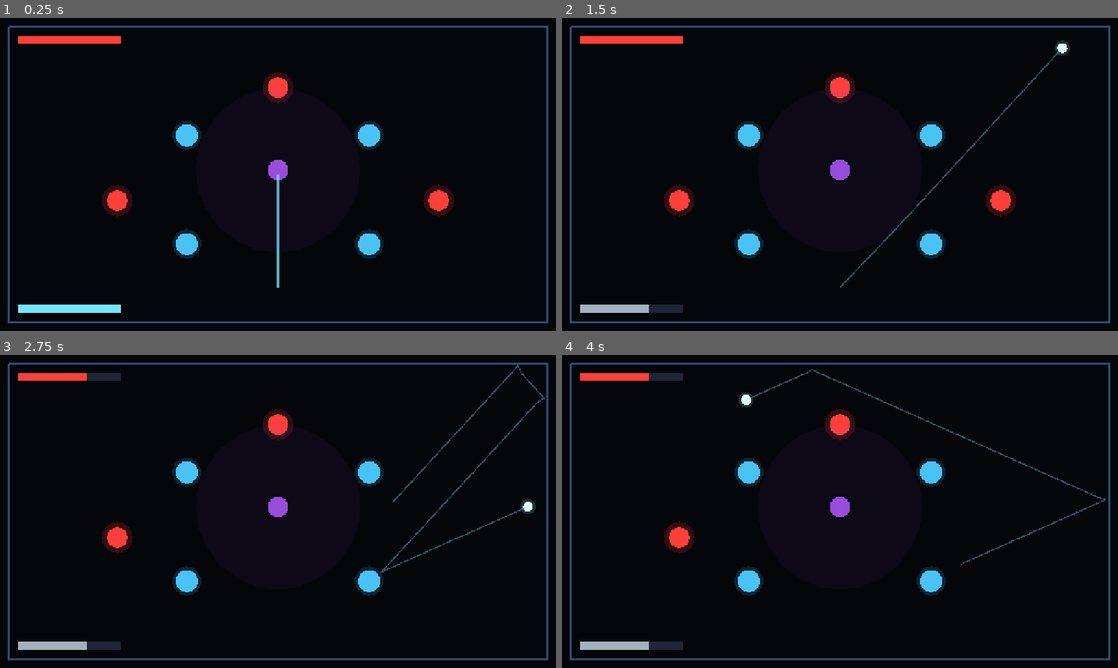
Above: before the commit, frames 1-4 (two rows, left to right).
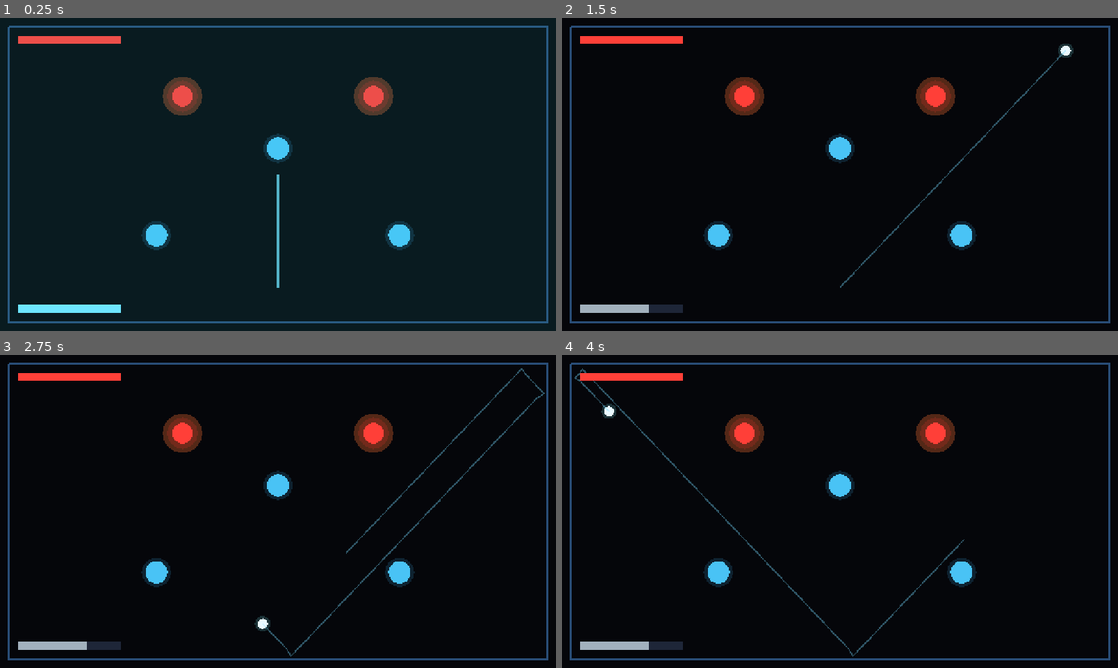
Above: after the commit, the same moments.

Repository: TTing-123/mini-games
Game: Godot game, scene res://scenes/main.tscn
Two runs of this game, one before a commit and one after it. Both use one fixed random seed, a clock stepped at 60 frames per second and the inputs below.
Inputs (mouse positions are in pixels of both pictures, inside the frame that each line leads up to):
- Up to frame 1 (0.25 s): no input
- Up to frame 2 (1.5 s): tap Enter at 0.5 s; move the mouse to (962, 158) at 0.52 s; tap R at 0.6, 1.35 s; click (962, 158) at 0.67 s; move the mouse to (728, 190) at 1.27 s; click (728, 190) at 1.42 s
- Up to frame 3 (2.75 s): move the mouse to (333, 442) at 2.02 s; tap R at 2.1 s; click (333, 442) at 2.17 s
- Up to frame 4 (4 s): move the mouse to (812, 574) at 2.77 s; tap R at 2.85, 3.6 s; click (812, 574) at 2.92 s; move the mouse to (1006, 558) at 3.52 s; click (1006, 558) at 3.67 s

The runs differ from the first frame. In frame 1, 4.9% of the frame differs, in the area x 18-82%, y 17-76%; in frame 2, 5.9%; in frame 3, 6.4%, in the area x 15-98%, y 3-97%; in frame 4, 6.2%.

Commit message:
feat(gameplay): 增加三关教学与连锁反馈

Diff:
--- a/scenes/bumper.tscn
+++ b/scenes/bumper.tscn
@@ -1,4 +1,6 @@
-[gd_scene load_steps=4 format=3]
+[gd_scene load_steps=5 format=3]
+
+[ext_resource type="Script" path="res://scripts/bumper.gd" id="1_bumper"]
 
 [sub_resource type="PhysicsMaterial" id="PhysicsMaterial_bumper"]
 friction = 0.0
@@ -7,13 +9,24 @@
 [sub_resource type="CircleShape2D" id="CircleShape2D_bumper"]
 radius = 26.0
 
+[sub_resource type="CircleShape2D" id="CircleShape2D_hit"]
+radius = 31.0
+
 [node name="Bumper" type="StaticBody2D"]
 physics_material_override = SubResource("PhysicsMaterial_bumper")
 collision_layer = 2
 collision_mask = 0
+script = ExtResource("1_bumper")
 
 [node name="CollisionShape2D" type="CollisionShape2D" parent="."]
 shape = SubResource("CircleShape2D_bumper")
+
+[node name="HitArea" type="Area2D" parent="."]
+collision_layer = 0
+collision_mask = 1
+
+[node name="HitShape" type="CollisionShape2D" parent="HitArea"]
+shape = SubResource("CircleShape2D_hit")
 
 [node name="Glow" type="Polygon2D" parent="."]
 polygon = PackedVector2Array(-34, 0, -31, 13, -24, 24, -13, 31, 0, 34, 13, 31, 24, 24, 31, 13, 34, 0, 31, -13, 24, -24, 13, -31, 0, -34, -13, -31, -24, -24, -31, -13)
--- a/scenes/hud.tscn
+++ b/scenes/hud.tscn
@@ -42,6 +42,13 @@
 color = Color(0.45, 0.9, 1, 1)
 mouse_filter = 2
 
+[node name="TransitionOverlay" type="ColorRect" parent="Root"]
+visible = false
+offset_right = 1280.0
+offset_bottom = 720.0
+color = Color(0.2, 0.9, 1, 0.32)
+mouse_filter = 2
+
 [node name="ResultOverlay" type="ColorRect" parent="Root"]
 visible = false
 offset_right = 1280.0
--- a/scenes/main.tscn
+++ b/scenes/main.tscn
@@ -1,11 +1,12 @@
-[gd_scene load_steps=12 format=3]
+[gd_scene load_steps=14 format=3]
 
 [ext_resource type="Script" path="res://scripts/main.gd" id="1_main"]
 [ext_resource type="PackedScene" path="res://scenes/ball.tscn" id="2_ball"]
 [ext_resource type="PackedScene" path="res://scenes/target.tscn" id="3_target"]
 [ext_resource type="PackedScene" path="res://scenes/bumper.tscn" id="4_bumper"]
 [ext_resource type="PackedScene" path="res://scenes/gravity_well.tscn" id="5_gravity"]
-[ext_resource type="PackedScene" path="res://scenes/hud.tscn" id="6_hud"]
+[ext_resource type="PackedScene" path="res://scenes/splitter.tscn" id="6_splitter"]
+[ext_resource type="PackedScene" path="res://scenes/hud.tscn" id="7_hud"]
 
 [sub_resource type="PhysicsMaterial" id="PhysicsMaterial_walls"]
 friction = 0.0
@@ -53,33 +54,92 @@
 width = 4.0
 default_color = Color(0.22, 0.42, 0.65, 0.7)
 
-[node name="Targets" type="Node2D" parent="."]
+[node name="Levels" type="Node2D" parent="."]
 
-[node name="TargetA" parent="Targets" instance=ExtResource("3_target")]
-position = Vector2(640, 160)
+[node name="Level1" type="Node2D" parent="Levels"]
 
-[node name="TargetB" parent="Targets" instance=ExtResource("3_target")]
-position = Vector2(270, 420)
+[node name="Targets" type="Node2D" parent="Levels/Level1"]
 
-[node name="TargetC" parent="Targets" instance=ExtResource("3_target")]
-position = Vector2(1010, 420)
+[node name="TargetA" parent="Levels/Level1/Targets" instance=ExtResource("3_target")]
+position = Vector2(420, 180)
 
-[node name="Bumpers" type="Node2D" parent="."]
+[node name="TargetB" parent="Levels/Level1/Targets" instance=ExtResource("3_target")]
+position = Vector2(860, 180)
 
-[node name="BumperA" parent="Bumpers" instance=ExtResource("4_bumper")]
-position = Vector2(430, 270)
+[node name="Bumpers" type="Node2D" parent="Levels/Level1"]
 
-[node name="BumperB" parent="Bumpers" instance=ExtResource("4_bumper")]
-position = Vector2(850, 270)
+[node name="BumperA" parent="Levels/Level1/Bumpers" instance=ExtResource("4_bumper")]
+position = Vector2(640, 300)
 
-[node name="BumperC" parent="Bumpers" instance=ExtResource("4_bumper")]
-position = Vector2(430, 520)
+[node name="BumperB" parent="Levels/Level1/Bumpers" instance=ExtResource("4_bumper")]
+position = Vector2(360, 500)
 
-[node name="BumperD" parent="Bumpers" instance=ExtResource("4_bumper")]
-position = Vector2(850, 520)
+[node name="BumperC" parent="Levels/Level1/Bumpers" instance=ExtResource("4_bumper")]
+position = Vector2(920, 500)
 
-[node name="GravityWell" parent="." instance=ExtResource("5_gravity")]
-position = Vector2(640, 350)
+[node name="Level2" type="Node2D" parent="Levels"]
+visible = false
+
+[node name="Targets" type="Node2D" parent="Levels/Level2"]
+
+[node name="TargetA" parent="Levels/Level2/Targets" instance=ExtResource("3_target")]
+position = Vector2(260, 180)
+
+[node name="TargetB" parent="Levels/Level2/Targets" instance=ExtResource("3_target")]
+position = Vector2(1020, 180)
+
+[node name="TargetC" parent="Levels/Level2/Targets" instance=ExtResource("3_target")]
+position = Vector2(640, 430)
+
+[node name="Bumpers" type="Node2D" parent="Levels/Level2"]
+
+[node name="BumperA" parent="Levels/Level2/Bumpers" instance=ExtResource("4_bumper")]
+position = Vector2(460, 300)
+
+[node name="BumperB" parent="Levels/Level2/Bumpers" instance=ExtResource("4_bumper")]
+position = Vector2(820, 300)
+
+[node name="BumperC" parent="Levels/Level2/Bumpers" instance=ExtResource("4_bumper")]
+position = Vector2(640, 560)
+
+[node name="GravityWell" parent="Levels/Level2" instance=ExtResource("5_gravity")]
+position = Vector2(640, 320)
+
+[node name="Level3" type="Node2D" parent="Levels"]
+visible = false
+
+[node name="Targets" type="Node2D" parent="Levels/Level3"]
+
+[node name="TargetA" parent="Levels/Level3/Targets" instance=ExtResource("3_target")]
+position = Vector2(260, 160)
+
+[node name="TargetB" parent="Levels/Level3/Targets" instance=ExtResource("3_target")]
+position = Vector2(1020, 160)
+
+[node name="TargetC" parent="Levels/Level3/Targets" instance=ExtResource("3_target")]
+position = Vector2(640, 150)
+
+[node name="Bumpers" type="Node2D" parent="Levels/Level3"]
+
+[node name="BumperA" parent="Levels/Level3/Bumpers" instance=ExtResource("4_bumper")]
+position = Vector2(400, 300)
+
+[node name="BumperB" parent="Levels/Level3/Bumpers" instance=ExtResource("4_bumper")]
+position = Vector2(880, 300)
+
+[node name="BumperC" parent="Levels/Level3/Bumpers" instance=ExtResource("4_bumper")]
+position = Vector2(640, 520)
+
+[node name="GravityWell" parent="Levels/Level3" instance=ExtResource("5_gravity")]
+position = Vector2(640, 370)
+
+[node name="Splitters" type="Node2D" parent="Levels/Level3"]
+
+[node name="SplitterA" parent="Levels/Level3/Splitters" instance=ExtResource("6_splitter")]
+position = Vector2(330, 520)
+
+[node name="SplitterB" parent="Levels/Level3/Splitters" instance=ExtResource("6_splitter")]
+position = Vector2(950, 520)
 
 [node name="BallLayer" type="Node2D" parent="."]
 
@@ -91,4 +151,7 @@
 width = 3.0
 default_color = Color(0.45, 0.9, 1, 0.75)
 
-[node name="HUD" parent="." instance=ExtResource("6_hud")]
+[node name="Camera2D" type="Camera2D" parent="."]
+position = Vector2(640, 360)
+
+[node name="HUD" parent="." instance=ExtResource("7_hud")]
--- /dev/null
+++ b/scenes/splitter.tscn
@@ -0,0 +1,22 @@
+[gd_scene load_steps=4 format=3]
+
+[ext_resource type="Script" path="res://scripts/splitter.gd" id="1_splitter"]
+
+[sub_resource type="CircleShape2D" id="CircleShape2D_split"]
+radius = 28.0
+
+[node name="Splitter" type="Area2D"]
+collision_layer = 16
+collision_mask = 1
+script = ExtResource("1_splitter")
+
+[node name="CollisionShape2D" type="CollisionShape2D" parent="."]
+shape = SubResource("CircleShape2D_split")
+
+[node name="Glow" type="Polygon2D" parent="."]
+polygon = PackedVector2Array(-40, 0, -37, 15, -28, 28, -15, 37, 0, 40, 15, 37, 28, 28, 37, 15, 40, 0, 37, -15, 28, -28, 15, -37, 0, -40, -15, -37, -28, -28, -37, -15)
+color = Color(1, 0.78, 0.2, 0.16)
+
+[node name="Core" type="Polygon2D" parent="."]
+polygon = PackedVector2Array(0, -28, 28, 0, 0, 28, -28, 0)
+color = Color(1, 0.82, 0.28, 0.95)
--- a/scenes/target.tscn
+++ b/scenes/target.tscn
@@ -13,6 +13,10 @@
 [node name="CollisionShape2D" type="CollisionShape2D" parent="."]
 shape = SubResource("CircleShape2D_target")
 
+[node name="Burst" type="Polygon2D" parent="."]
+polygon = PackedVector2Array(-46, 0, -42, 18, -32, 32, -18, 42, 0, 46, 18, 42, 32, 32, 42, 18, 46, 0, 42, -18, 32, -32, 18, -42, 0, -46, -18, -42, -32, -32, -42, -18)
+color = Color(1, 0.45, 0.2, 0.32)
+
 [node name="Glow" type="Polygon2D" parent="."]
 polygon = PackedVector2Array(-36, 0, -33, 14, -25, 25, -14, 33, 0, 36, 14, 33, 25, 25, 33, 14, 36, 0, 33, -14, 25, -25, 14, -33, 0, -36, -14, -33, -25, -25, -33, -14)
 color = Color(1, 0.2, 0.18, 0.18)
--- a/scripts/ball.gd
+++ b/scripts/ball.gd
@@ -11,6 +11,7 @@
 var elapsed := 0.0
 var settled_for := 0.0
 var finished_emitted := false
+var can_split := true
 
 
 func launch(initial_velocity: Vector2) -> void:
@@ -21,17 +22,14 @@
 func _physics_process(delta: float) -> void:
 	if finished_emitted:
 		return
-
 	elapsed += delta
 	trail.add_point(global_position)
-	if trail.get_point_count() > 100:
+	if trail.get_point_count() > 110:
 		trail.remove_point(0)
-
 	if linear_velocity.length() < min_speed:
 		settled_for += delta
 	else:
 		settled_for = 0.0
-
 	if elapsed >= max_lifetime or settled_for >= settle_time:
 		finished_emitted = true
 		emit_signal("finished", self)
--- /dev/null
+++ b/scripts/bumper.gd
@@ -0,0 +1,16 @@
+extends StaticBody2D
+
+@onready var core: Polygon2D = $Core
+@onready var hit_area: Area2D = $HitArea
+
+
+func _ready() -> void:
+	hit_area.body_entered.connect(_on_body_entered)
+
+
+func _on_body_entered(body: Node) -> void:
+	if not (body is RigidBody2D):
+		return
+	var tween := create_tween()
+	tween.tween_property(core, "scale", Vector2(1.22, 1.22), 0.05)
+	tween.tween_property(core, "scale", Vector2.ONE, 0.12)
--- a/scripts/gravity_well.gd
+++ b/scripts/gravity_well.gd
@@ -3,8 +3,11 @@
 @export var strength := 720.0
 @export var max_radius := 190.0
 
+@onready var glow: Polygon2D = $Glow
+
 
 func _physics_process(_delta: float) -> void:
+	glow.scale = Vector2.ONE * (1.0 + sin(Time.get_ticks_msec() * 0.003) * 0.035)
 	for body in get_overlapping_bodies():
 		if not (body is RigidBody2D):
 			continue
--- a/scripts/hud.gd
+++ b/scripts/hud.gd
@@ -3,6 +3,7 @@
 @onready var target_fill: ColorRect = $Root/TargetBack/TargetFill
 @onready var shot_fill: ColorRect = $Root/ShotBack/ShotFill
 @onready var result_overlay: ColorRect = $Root/ResultOverlay
+@onready var transition_overlay: ColorRect = $Root/TransitionOverlay
 
 const TARGET_WIDTH := 240.0
 const SHOT_WIDTH := 240.0
@@ -19,6 +20,14 @@
 	shot_fill.color = Color(1.0, 0.28, 0.22, 1.0).lerp(Color(0.45, 0.9, 1.0, 1.0), ratio)
 
 
+func play_transition() -> void:
+	transition_overlay.visible = true
+	transition_overlay.modulate = Color.WHITE
+	var tween := create_tween()
+	tween.tween_property(transition_overlay, "modulate:a", 0.0, 0.35)
+	tween.finished.connect(func() -> void: transition_overlay.visible = false)
+
+
 func show_result(won: bool) -> void:
 	result_overlay.visible = true
 	result_overlay.color = Color(0.2, 0.9, 1.0, 0.24) if won else Color(1.0, 0.2, 0.2, 0.26)
--- a/scripts/main.gd
+++ b/scripts/main.gd
@@ -2,33 +2,35 @@
 
 @export var ball_scene: PackedScene
 
-@onready var targets: Node2D = $Targets
+@onready var levels: Node2D = $Levels
 @onready var ball_layer: Node2D = $BallLayer
 @onready var spawn_point: Marker2D = $SpawnPoint
 @onready var aim_line: Line2D = $AimLine
 @onready var hud: CanvasLayer = $HUD
+@onready var camera: Camera2D = $Camera2D
 
 enum State { AIMING, RESOLVING, GAME_OVER }
 
-const MAX_SHOTS := 3
+const SHOTS_PER_LEVEL := [3, 4, 4]
 const LAUNCH_SPEED := 980.0
 
-var shots_left := MAX_SHOTS
+var level_index := 0
+var shots_left := 0
 var targets_remaining := 0
-var active_ball: RigidBody2D = null
+var targets_total := 0
+var active_balls: Array = []
 var state := State.AIMING
+var current_level: Node2D
+var level_cleared := false
 
 
 func _ready() -> void:
-	for child in targets.get_children():
-		targets_remaining += 1
-		child.destroyed.connect(_on_target_destroyed)
-	hud.set_targets(targets_remaining, targets_remaining)
-	hud.set_shots(shots_left, MAX_SHOTS)
+	camera.make_current()
+	_prepare_level(0)
 
 
 func _process(_delta: float) -> void:
-	if state == State.AIMING and active_ball == null:
+	if state == State.AIMING and active_balls.is_empty():
 		var direction := get_global_mouse_position() - spawn_point.global_position
 		if direction.length() > 12.0:
 			aim_line.visible = true
@@ -46,36 +48,85 @@
 		get_tree().reload_current_scene()
 
 
+func _prepare_level(index: int) -> void:
+	level_index = index
+	for level in levels.get_children():
+		level.visible = false
+		level.process_mode = Node.PROCESS_MODE_DISABLED
+
+	current_level = levels.get_child(index)
+	current_level.visible = true
+	current_level.process_mode = Node.PROCESS_MODE_INHERIT
+
+	for ball in active_balls:
+		ball.queue_free()
+	active_balls.clear()
+	level_cleared = false
+
+	var target_container: Node2D = current_level.get_node("Targets")
+	targets_total = target_container.get_child_count()
+	targets_remaining = targets_total
+	for target in target_container.get_children():
+		target.destroyed.connect(_on_target_destroyed)
+
+	if current_level.has_node("Splitters"):
+		for splitter in current_level.get_node("Splitters").get_children():
+			splitter.reset_state()
+			splitter.split_requested.connect(_on_split_requested)
+
+	shots_left = SHOTS_PER_LEVEL[index]
+	state = State.AIMING
+	hud.set_targets(targets_remaining, targets_total)
+	hud.set_shots(shots_left, SHOTS_PER_LEVEL[index])
+	hud.play_transition()
+
+
 func _launch_ball() -> void:
-	if state != State.AIMING or active_ball != null or shots_left <= 0 or ball_scene == null:
+	if state != State.AIMING or not active_balls.is_empty() or shots_left <= 0 or ball_scene == null:
 		return
-
 	var direction := get_global_mouse_position() - spawn_point.global_position
 	if direction.length() <= 12.0:
 		return
-	direction = direction.normalized()
-
-	var ball: RigidBody2D = ball_scene.instantiate()
-	ball_layer.add_child(ball)
-	ball.global_position = spawn_point.global_position
-	ball.launch(direction * LAUNCH_SPEED)
-	ball.finished.connect(_on_ball_finished)
-	active_ball = ball
-
+	_spawn_ball(spawn_point.global_position, direction.normalized() * LAUNCH_SPEED, true)
 	shots_left -= 1
 	state = State.RESOLVING
 	aim_line.visible = false
-	hud.set_shots(shots_left, MAX_SHOTS)
+	hud.set_shots(shots_left, SHOTS_PER_LEVEL[level_index])
+
+
+func _spawn_ball(position: Vector2, velocity: Vector2, can_split: bool) -> void:
+	var ball: RigidBody2D = ball_scene.instantiate()
+	ball_layer.add_child(ball)
+	ball.global_position = position
+	ball.can_split = can_split
+	ball.launch(velocity)
+	ball.finished.connect(_on_ball_finished)
+	active_balls.append(ball)
+
+
+func _on_split_requested(ball: RigidBody2D) -> void:
+	if not is_instance_valid(ball) or not ball.can_split:
+		return
+	ball.can_split = false
+	var speed := ball.linear_velocity.length()
+	if speed < 1.0:
+		return
+	var direction := ball.linear_velocity.normalized()
+	_spawn_ball(ball.global_position, direction.rotated(deg_to_rad(-24.0)) * speed, false)
+	_spawn_ball(ball.global_position, direction.rotated(deg_to_rad(24.0)) * speed, false)
 
 
 func _on_ball_finished(ball: RigidBody2D) -> void:
-	if ball != active_ball:
+	active_balls.erase(ball)
+	ball.queue_free()
+	if not active_balls.is_empty():
 		return
-	active_ball = null
-	ball.queue_free()
 
-	if targets_remaining <= 0:
-		_finish_round(true)
+	if level_cleared:
+		_advance_level()
+	elif targets_remaining <= 0:
+		level_cleared = true
+		_advance_level()
 	elif shots_left <= 0:
 		_finish_round(false)
 	else:
@@ -84,12 +135,35 @@
 
 func _on_target_destroyed(_target: Area2D) -> void:
 	targets_remaining = maxi(targets_remaining - 1, 0)
-	hud.set_targets(targets_remaining, 3)
+	hud.set_targets(targets_remaining, targets_total)
+	_shake_camera(7.0)
 	if targets_remaining <= 0:
+		level_cleared = true
+		if active_balls.is_empty():
+			_advance_level()
+
+
+func _advance_level() -> void:
+	if level_index + 1 >= levels.get_child_count():
 		_finish_round(true)
+	else:
+		_prepare_level(level_index + 1)
+
+
+func _shake_camera(strength: float) -> void:
+	camera.offset = Vector2(rng_range(-strength, strength), rng_range(-strength, strength))
+	var tween := create_tween()
+	tween.tween_property(camera, "offset", Vector2.ZERO, 0.16)
 
 
 func _finish_round(won: bool) -> void:
 	state = State.GAME_OVER
 	aim_line.visible = false
+	for ball in active_balls:
+		if is_instance_valid(ball):
+			ball.freeze = true
 	hud.show_result(won)
+
+
+func rng_range(minimum: float, maximum: float) -> float:
+	return randf_range(minimum, maximum)
--- /dev/null
+++ b/scripts/splitter.gd
@@ -0,0 +1,22 @@
+extends Area2D
+
+signal split_requested(ball: RigidBody2D)
+
+var used := false
+
+
+func _ready() -> void:
+	body_entered.connect(_on_body_entered)
+
+
+func reset_state() -> void:
+	used = false
+
+
+func _on_body_entered(body: Node) -> void:
+	if used or not (body is RigidBody2D):
+		return
+	if not body.can_split:
+		return
+	used = true
+	emit_signal("split_requested", body)
--- a/scripts/target.gd
+++ b/scripts/target.gd
@@ -1,6 +1,8 @@
 extends Area2D
 
 signal destroyed(target: Area2D)
+
+@onready var burst: Polygon2D = $Burst
 
 var is_destroyed := false
 
@@ -16,9 +18,12 @@
 	monitoring = false
 	emit_signal("destroyed", self)
 	var tween := create_tween()
+	tween.set_parallel(true)
 	tween.tween_property(self, "scale", Vector2(1.55, 1.55), 0.08)
-	tween.tween_property(self, "modulate", Color(1, 1, 1, 0), 0.14)
-	tween.finished.connect(queue_free)
+	tween.tween_property(self, "modulate", Color(1, 1, 1, 0), 0.18)
+	tween.tween_property(burst, "scale", Vector2(2.0, 2.0), 0.18)
+	tween.tween_property(burst, "modulate", Color(1, 1, 1, 0), 0.18)
+	tween.chain().tween_callback(queue_free)
 
 
 func _on_body_entered(_body: Node) -> void:
--- a/tests/smoke_test.gd
+++ b/tests/smoke_test.gd
@@ -39,41 +39,51 @@
 		_finish_test()
 		return
 
-	var targets: Node2D = main.get_node("Targets")
-	var bumpers: Node2D = main.get_node("Bumpers")
-	var walls: StaticBody2D = main.get_node("Walls")
-	var gravity: Area2D = main.get_node("GravityWell")
-	var spawn: Marker2D = main.get_node("SpawnPoint")
+	var levels: Node2D = main.get_node("Levels")
+	var hud: CanvasLayer = main.get_node("HUD")
 	var aim: Line2D = main.get_node("AimLine")
-	var hud: CanvasLayer = main.get_node("HUD")
+	var level1: Node2D = levels.get_node("Level1")
+	var level2: Node2D = levels.get_node("Level2")
+	var level3: Node2D = levels.get_node("Level3")
 
-	_require(targets.get_child_count() == 3, "three static targets exist")
-	_require(bumpers.get_child_count() == 4, "four static bumpers exist")
-	_require(walls.get_child_count() >= 5, "static walls and border exist")
-	_require(gravity != null and spawn != null and aim != null and hud != null, "static board entities exist")
-	_require(main.shots_left == 3 and main.targets_remaining == 3, "initial counters are correct")
+	_require(levels.get_child_count() == 3, "three static levels exist")
+	_require(level1.visible and not level2.visible and not level3.visible, "level one starts visible")
+	_require(level1.get_node("Targets").get_child_count() == 2, "level one target layout")
+	_require(level1.get_node("Bumpers").get_child_count() == 3, "level one bumper layout")
+	_require(level2.has_node("GravityWell"), "level two introduces gravity")
+	_require(level3.has_node("Splitters") and level3.get_node("Splitters").get_child_count() == 2, "level three introduces splitters")
+	_require(main.shots_left == 3 and main.targets_remaining == 2, "initial counters are correct")
+	_require(aim.visible, "aim line visible during planning")
 
 	main._launch_ball()
-	_require(main.active_ball != null, "launch creates active ball")
+	_require(main.active_balls.size() == 1, "launch creates active ball")
 	_require(main.shots_left == 2, "launch consumes one shot")
-
-	var ball: Node = main.active_ball
+	var ball: Node = main.active_balls[0]
 	ball.force_finish()
 	await process_frame
-	_require(main.active_ball == null, "finished ball is released")
-	_require(main.state == main.State.AIMING, "next aim state restored")
+	_require(main.active_balls.is_empty(), "finished ball is released")
 
-	var target_list: Array = []
-	for child in targets.get_children():
-		target_list.append(child)
-	target_list[0].destroy_target()
+	var level1_targets: Node2D = level1.get_node("Targets")
+	for target in level1_targets.get_children():
+		target.destroy_target()
 	await process_frame
-	_require(main.targets_remaining == 2, "target destruction updates remaining count")
+	await process_frame
+	_require(main.level_index == 1, "clearing level one advances to level two")
+	_require(level2.visible and not level1.visible, "level two becomes visible")
+	_require(main.shots_left == 4 and main.targets_remaining == 3, "level two counters reset")
 
-	target_list[1].destroy_target()
-	target_list[2].destroy_target()
+	main._prepare_level(2)
 	await process_frame
-	_require(main.targets_remaining == 0, "all targets can be destroyed")
+	var splitter: Area2D = level3.get_node("Splitters").get_child(0)
+	var before: int = main.active_balls.size()
+	main._spawn_ball(Vector2(400, 500), Vector2(400, -200), true)
+	var split_ball: RigidBody2D = main.active_balls[main.active_balls.size() - 1]
+	splitter._on_body_entered(split_ball)
+	await process_frame
+	_require(main.active_balls.size() == before + 3, "splitter creates two additional balls")
+	_require(not split_ball.can_split, "split source cannot split again")
+
+	main._finish_round(true)
 	_require(hud.result_overlay.visible, "win result overlay is visible")
 
 	main.queue_free()
Not shown, added: scripts/bumper.gd.uid
Not shown, added: scripts/splitter.gd.uid
Not shown, changed: AGENTS.md
Not shown, added: _bmad-output/implementation-artifacts/spec-pulse-levels-and-juice.md
Not shown, changed: _bmad-output/planning-artifacts/pulse-game-brief.md
